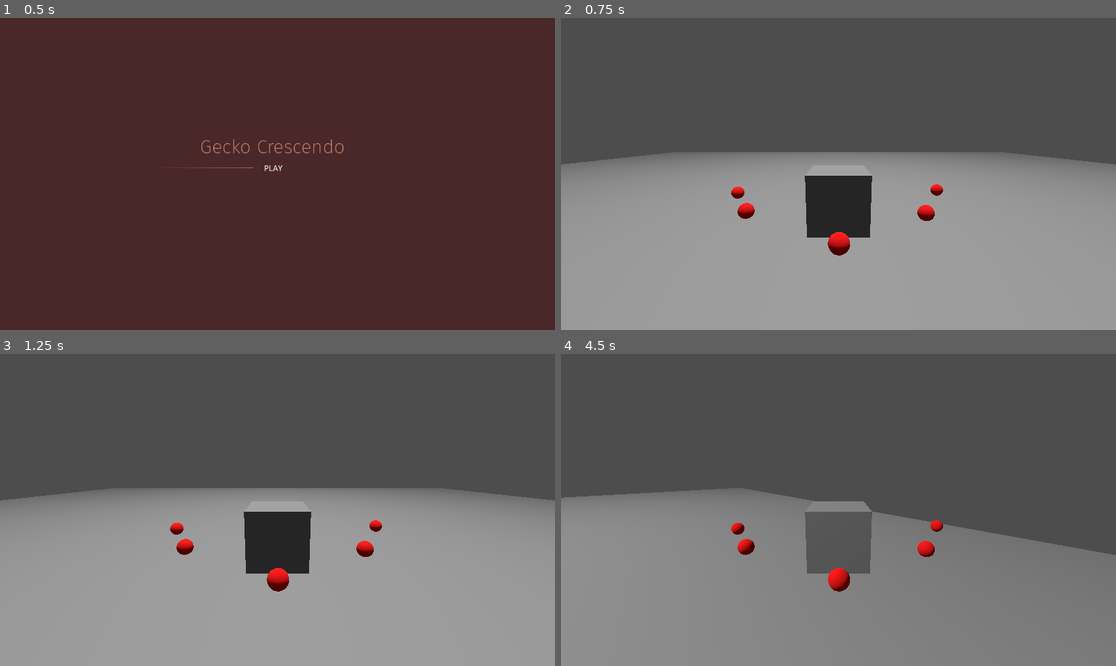
Above: before the commit, frames 1-4 (two rows, left to right).
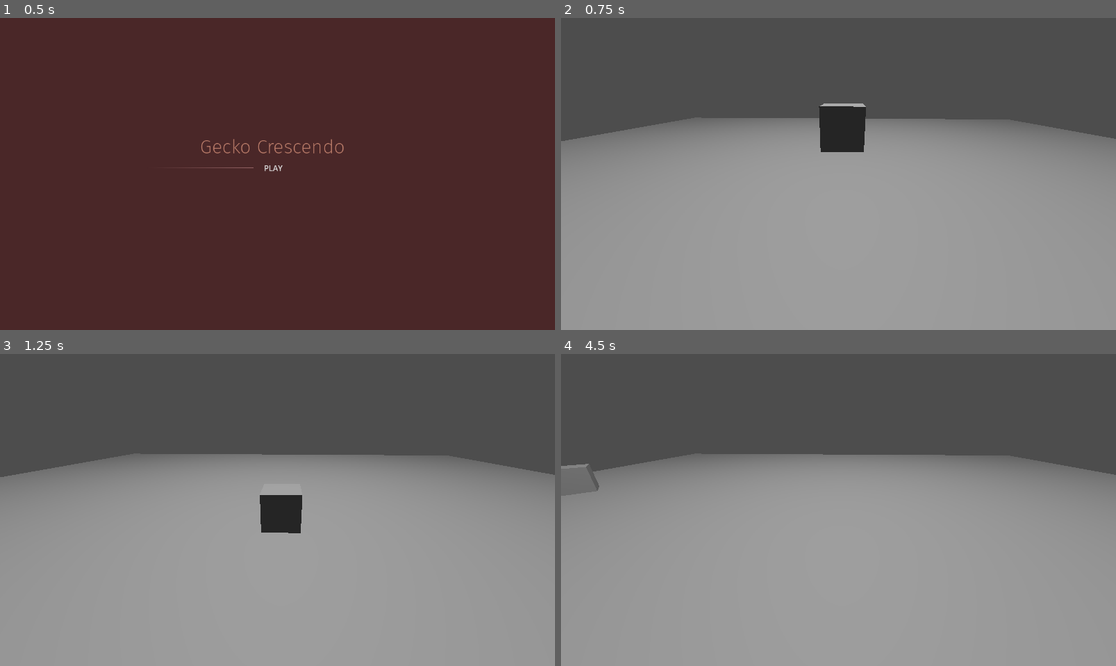
Above: after the commit, the same moments.

Repository: b10-jvz/GMTK-Game-Jam-2024
Game: Godot game, scene res://scenes/menus/home.tscn
The game is run twice, just before and just after one commit, with the same random seed, the same clock (stepped at 60 frames per second) and the same inputs.
Inputs:
- Up to frame 1 (0.5 s): no input
- Up to frame 2 (0.75 s): click "PLAY" at 0.5 s
- Up to frame 3 (1.25 s): no input
- Up to frame 4 (4.5 s): tap Enter (ui_accept) at 1.25, 1.52, 2.27, 3.77 s; hold Right (ui_right) 1.28-2.03 s; hold Down (ui_down) 2.03-2.78 s; hold Right (ui_right) 2.78-3.53 s; hold Up (ui_up) 3.53-4.28 s; hold Left (ui_left) from 4.28 s (still down)

Frame 1 is identical in both runs. In frame 2, 15% of the frame differs, in the area x 0-100%, y 27-77%; in frame 3, 14%; in frame 4, 46%, in the area x 0-100%, y 32-100%.

Commit message:
slab nodes for beast modes

Diff:
--- a/gekkocrescsendo/project.godot
+++ b/gekkocrescsendo/project.godot
@@ -22,38 +22,3 @@
 [filesystem]
 
 import/blender/enabled=false
-
-[input]
-
-ui_left={
-"deadzone": 0.5,
-"events": [Object(InputEventKey,"resource_local_to_scene":false,"resource_name":"","device":0,"window_id":0,"alt_pressed":false,"shift_pressed":false,"ctrl_pressed":false,"meta_pressed":false,"pressed":false,"keycode":4194319,"physical_keycode":0,"key_label":0,"unicode":0,"location":0,"echo":false,"script":null)
-, Object(InputEventJoypadButton,"resource_local_to_scene":false,"resource_name":"","device":0,"button_index":13,"pressure":0.0,"pressed":false,"script":null)
-, Object(InputEventJoypadMotion,"resource_local_to_scene":false,"resource_name":"","device":0,"axis":0,"axis_value":-1.0,"script":null)
-, Object(InputEventKey,"resource_local_to_scene":false,"resource_name":"","device":-1,"window_id":0,"alt_pressed":false,"shift_pressed":false,"ctrl_pressed":false,"meta_pressed":false,"pressed":false,"keycode":0,"physical_keycode":65,"key_label":0,"unicode":97,"location":0,"echo":false,"script":null)
-]
-}
-ui_right={
-"deadzone": 0.5,
-"events": [Object(InputEventKey,"resource_local_to_scene":false,"resource_name":"","device":0,"window_id":0,"alt_pressed":false,"shift_pressed":false,"ctrl_pressed":false,"meta_pressed":false,"pressed":false,"keycode":4194321,"physical_keycode":0,"key_label":0,"unicode":0,"location":0,"echo":false,"script":null)
-, Object(InputEventJoypadButton,"resource_local_to_scene":false,"resource_name":"","device":0,"button_index":14,"pressure":0.0,"pressed":false,"script":null)
-, Object(InputEventJoypadMotion,"resource_local_to_scene":false,"resource_name":"","device":0,"axis":0,"axis_value":1.0,"script":null)
-, Object(InputEventKey,"resource_local_to_scene":false,"resource_name":"","device":-1,"window_id":0,"alt_pressed":false,"shift_pressed":false,"ctrl_pressed":false,"meta_pressed":false,"pressed":false,"keycode":0,"physical_keycode":68,"key_label":0,"unicode":100,"location":0,"echo":false,"script":null)
-]
-}
-ui_up={
-"deadzone": 0.5,
-"events": [Object(InputEventKey,"resource_local_to_scene":false,"resource_name":"","device":0,"window_id":0,"alt_pressed":false,"shift_pressed":false,"ctrl_pressed":false,"meta_pressed":false,"pressed":false,"keycode":4194320,"physical_keycode":0,"key_label":0,"unicode":0,"location":0,"echo":false,"script":null)
-, Object(InputEventJoypadButton,"resource_local_to_scene":false,"resource_name":"","device":0,"button_index":11,"pressure":0.0,"pressed":false,"script":null)
-, Object(InputEventJoypadMotion,"resource_local_to_scene":false,"resource_name":"","device":0,"axis":1,"axis_value":-1.0,"script":null)
-, Object(InputEventKey,"resource_local_to_scene":false,"resource_name":"","device":-1,"window_id":0,"alt_pressed":false,"shift_pressed":false,"ctrl_pressed":false,"meta_pressed":false,"pressed":false,"keycode":0,"physical_keycode":87,"key_label":0,"unicode":119,"location":0,"echo":false,"script":null)
-]
-}
-ui_down={
-"deadzone": 0.5,
-"events": [Object(InputEventKey,"resource_local_to_scene":false,"resource_name":"","device":0,"window_id":0,"alt_pressed":false,"shift_pressed":false,"ctrl_pressed":false,"meta_pressed":false,"pressed":false,"keycode":4194322,"physical_keycode":0,"key_label":0,"unicode":0,"location":0,"echo":false,"script":null)
-, Object(InputEventJoypadButton,"resource_local_to_scene":false,"resource_name":"","device":0,"button_index":12,"pressure":0.0,"pressed":false,"script":null)
-, Object(InputEventJoypadMotion,"resource_local_to_scene":false,"resource_name":"","device":0,"axis":1,"axis_value":1.0,"script":null)
-, Object(InputEventKey,"resource_local_to_scene":false,"resource_name":"","device":-1,"window_id":0,"alt_pressed":false,"shift_pressed":false,"ctrl_pressed":false,"meta_pressed":false,"pressed":false,"keycode":0,"physical_keycode":83,"key_label":0,"unicode":115,"location":0,"echo":false,"script":null)
-]
-}
--- a/gekkocrescsendo/scenes/levels/canyon.tscn
+++ b/gekkocrescsendo/scenes/levels/canyon.tscn
@@ -1,8 +1,7 @@
-[gd_scene load_steps=7 format=3 uid="uid://b67mmsuoiwtwo"]
+[gd_scene load_steps=8 format=3 uid="uid://c4ne6qqdfg0vp"]
 
 [ext_resource type="Script" path="res://scenes/levels/canyon.gd" id="1_mfnee"]
-[ext_resource type="PackedScene" uid="uid://6fmg8wklvy1t" path="res://FancyPlayer.tscn" id="2_bs15a"]
-[ext_resource type="PackedScene" uid="uid://cugq1jlkn13bu" path="res://friendly_gecko_body_3d.tscn" id="2_dcqcu"]
+[ext_resource type="Script" path="res://scenes/levels/character_body_3d.gd" id="2_tkewk"]
 
 [sub_resource type="Environment" id="Environment_25ixr"]
 
@@ -20,6 +19,23 @@
 [node name="WorldEnvironment" type="WorldEnvironment" parent="."]
 environment = SubResource("Environment_25ixr")
 
+[node name="Player" type="CSGBox3D" parent="."]
+transform = Transform3D(0.957365, 0, 0.288881, 0, 1, 0, -0.288881, 0, 0.957365, 0, 0.455693, 0.0785303)
+visible = false
+
+[node name="Camera3D" type="Camera3D" parent="Player"]
+transform = Transform3D(0.969325, 0.093406, -0.22734, 0, 0.924971, 0.380037, 0.245781, -0.36838, 0.896598, -1.31733, 2.23767, 4.7787)
+
+[node name="Player3DBody" type="CharacterBody3D" parent="."]
+script = ExtResource("2_tkewk")
+
+[node name="CollisionShape3D" type="CollisionShape3D" parent="Player3DBody"]
+transform = Transform3D(1, 0, 0, 0, 1, 0, 0, 0, 1, 0, 2, 0)
+shape = SubResource("BoxShape3D_a82t6")
+
+[node name="MeshInstance3D" type="MeshInstance3D" parent="Player3DBody/CollisionShape3D"]
+mesh = SubResource("BoxMesh_8tv5w")
+
 [node name="MeshInstance3D" type="MeshInstance3D" parent="."]
 transform = Transform3D(30, 0, 0, 0, 1, 0, 0, 0, 30, 0, -0.292554, 0)
 mesh = SubResource("BoxMesh_80wyh")
@@ -33,8 +49,3 @@
 transform = Transform3D(1, 0, 0, 0, 1, 0, 0, 0, 1, 0, 15.2878, 0)
 light_energy = 16.0
 omni_range = 67.272
-
-[node name="FriendlyGeckoBody3D" parent="." instance=ExtResource("2_dcqcu")]
-transform = Transform3D(1, 0, 0, 0, 1, 0, 0, 0, 1, 0, 0, 5.47971)
-
-[node name="Player3DBody" parent="." instance=ExtResource("2_bs15a")]
--- a/gekkocrescsendo/scenes/levels/slab-level/slab-level.tscn
+++ b/gekkocrescsendo/scenes/levels/slab-level/slab-level.tscn
@@ -33,6 +33,7 @@
 data = PackedVector3Array(0, 0.2, 0.5, 0.3214, 0.2, 0.383, 0, 0, 0.5, 0.3214, 0.2, 0.383, 0.3214, 0, 0.383, 0, 0, 0.5,  …(2914 unchanged characters)…
 
 [node name="Slab-level" type="Node3D"]
+transform = Transform3D(0.765554, 0, 0, 0, 0.765554, 0, 0, 0, 0.765554, 0, 0, 0)
 
 [node name="THEfloor" type="MeshInstance3D" parent="."]
 transform = Transform3D(80.5893, 0, 0, 0, -2.63022e-06, 3.02263, 0, -60.1724, -1.32123e-07, -0.0193005, -0.0162425, -0.00986862)
@@ -50,31 +51,139 @@
 transform = Transform3D(0.0669873, -0.965926, -0.25, -0.25, -0.258819, 0.933013, -0.965926, 4.61673e-08, -0.258819, -2.37839, 6.71929, 5.31519)
 
 [node name="Node3D" type="Node3D" parent="."]
-transform = Transform3D(1, 0, 0, 0, 1, 0, 0, 0, 1, -5.72704, 1.07461, 0)
+transform = Transform3D(1, 0, 0, 0, 1, 0, 0, 0, 1, -5.72704, 1.07461, -8)
 
 [node name="Slab" parent="Node3D" instance=ExtResource("1_m8n03")]
-transform = Transform3D(2.93285, 0, 0, 0, 2.22207, 0, 0, 0, 1.54784, 0.678267, 1.08255, -2.20811)
+transform = Transform3D(4.41505, 0, 0, 0, 2.22207, 0, 0, 0, 1.88153, 0.678267, 1.08255, -2.20811)
 
 [node name="Slab2" parent="Node3D" instance=ExtResource("1_m8n03")]
-transform = Transform3D(2.93397, 0, 0, 0, 2.22293, 0, 0, 0, 1.54844, 0.671253, 0.307831, 4.02156)
+transform = Transform3D(2.93397, 0, 0, 0, 2.22293, 0, 0, 0, 1.54844, 1.58227, -0.114981, 5.40414)
 
 [node name="Slab3" parent="Node3D" instance=ExtResource("1_m8n03")]
-transform = Transform3D(2.93285, 0, 0, 0, 2.22207, 0, 0, 0, 1.54784, 0.671253, 1.83189, -8.8161)
+transform = Transform3D(4.32421, 0, 0, 0, 2.11133, -0.591084, 0, 0.692741, 1.8015, 0.770962, 1.93413, -7.57669)
 
 [node name="Slab4" parent="Node3D" instance=ExtResource("1_m8n03")]
-transform = Transform3D(2.93285, 0, 0, 0, 2.22207, 0, 0, 0, 1.54784, -5.99039, 1.71649, -2.21912)
+transform = Transform3D(2.92326, 0.179483, 0, -0.236895, 2.21481, 0, 0, 0, 1.54784, -6.92965, 1.46677, -2.36941)
 
 [node name="Slab5" parent="Node3D" instance=ExtResource("1_m8n03")]
-transform = Transform3D(2.93285, 0, 0, 0, 2.22207, 0, 0, 0, 1.54784, 8.02559, 2.29919, -2.21912)
+transform = Transform3D(2.77999, -0.708015, 0, 0.934488, 2.10626, 0, 0, 0, 1.54784, 8.05919, 2.05722, -2.26958)
 
 [node name="Slab6" parent="Node3D" instance=ExtResource("1_m8n03")]
-transform = Transform3D(2.93285, 0, 0, 0, 2.22207, 0, 0, 0, 1.54784, 8.02559, 2.29919, 5.42426)
+transform = Transform3D(3.21721, 0, 0, 0, 2.22207, 0, 0, 0, 2.3646, 7.17775, 2.29919, -6.93456)
 
 [node name="DifferentSlab" type="MeshInstance3D" parent="Node3D"]
-transform = Transform3D(10.2056, 0, 0, 0, 1.10162, 0, 0, 0, 3.97457, 6.47831, 0, 10.3637)
+transform = Transform3D(10.2056, 0, 0, 0, 1.10162, 0, 0, 0, 3.97457, 0.951774, 1.13511, 2.19119)
 mesh = SubResource("TubeTrailMesh_ew8c6")
 
 [node name="StaticBody3D2" type="StaticBody3D" parent="Node3D/DifferentSlab"]
 
 [node name="CollisionShape3D" type="CollisionShape3D" parent="Node3D/DifferentSlab/StaticBody3D2"]
 shape = SubResource("ConcavePolygonShape3D_eauur")
+
+[node name="DifferentSlab2" type="MeshInstance3D" parent="Node3D"]
+transform = Transform3D(-1.11953, 0, 2.59094, 0, 1.10162, 0, -4.67467, 0, -0.6205, -5.5737, 3.2584, -6.38229)
+mesh = SubResource("TubeTrailMesh_ew8c6")
+
+[node name="StaticBody3D2" type="StaticBody3D" parent="Node3D/DifferentSlab2"]
+
+[node name="CollisionShape3D" type="CollisionShape3D" parent="Node3D/DifferentSlab2/StaticBody3D2"]
+shape = SubResource("ConcavePolygonShape3D_eauur")
+
+[node name="Node3D2" type="Node3D" parent="."]
+transform = Transform3D(1, 0, 0, 0, 1, 0, 0, 0, 1, 7.8336, 3.793, -11.8993)
+
+[node name="DifferentSlab" type="MeshInstance3D" parent="Node3D2"]
+transform = Transform3D(6.50867, -0.0779159, -0.96589, 0.188613, 1.08035, -0.863453, 1.51046, 0.200841, 4.2699, 1.35231, 1.50157, 2.40415)
+mesh = SubResource("TubeTrailMesh_ew8c6")
+
+[node name="StaticBody3D2" type="StaticBody3D" parent="Node3D2/DifferentSlab"]
+
+[node name="CollisionShape3D" type="CollisionShape3D" parent="Node3D2/DifferentSlab/StaticBody3D2"]
+shape = SubResource("ConcavePolygonShape3D_eauur")
+
+[node name="DifferentSlab2" type="MeshInstance3D" parent="Node3D2"]
+transform = Transform3D(6.46476, -0.199363, 0.79646, 0.952424, 1.06582, 0.93209, -1.40702, -0.19454, 4.29039, 7.94471, 2.221, 2.19119)
+mesh = SubResource("TubeTrailMesh_ew8c6")
+
+[node name="StaticBody3D2" type="StaticBody3D" parent="Node3D2/DifferentSlab2"]
+
+[node name="CollisionShape3D" type="CollisionShape3D" parent="Node3D2/DifferentSlab2/StaticBody3D2"]
+shape = SubResource("ConcavePolygonShape3D_eauur")
+
+[node name="DifferentSlab3" type="MeshInstance3D" parent="Node3D2"]
+transform = Transform3D(5.65207, -0.459277, -1.4879, 2.69347, 1.00042, -0.506998, 2.34078, -0.0421797, 4.17609, 8.36061, 3.823, 6.41847)
+mesh = SubResource("TubeTrailMesh_ew8c6")
+
+[node name="StaticBody3D2" type="StaticBody3D" parent="Node3D2/DifferentSlab3"]
+
+[node name="CollisionShape3D" type="CollisionShape3D" parent="Node3D2/DifferentSlab3/StaticBody3D2"]
+shape = SubResource("ConcavePolygonShape3D_eauur")
+
+[node name="Node3D4" type="Node3D" parent="."]
+transform = Transform3D(1, 0, 0, 0, 1, 0, 0, 0, 1, 7.8336, 3.793, 1.2883)
+
+[node name="DifferentSlab" type="MeshInstance3D" parent="Node3D4"]
+transform = Transform3D(6.50867, -0.0779159, -0.96589, 0.188613, 1.08035, -0.863453, 1.51046, 0.200841, 4.2699, 1.35231, 1.50157, 2.40415)
+mesh = SubResource("TubeTrailMesh_ew8c6")
+
+[node name="StaticBody3D2" type="StaticBody3D" parent="Node3D4/DifferentSlab"]
+
+[node name="CollisionShape3D" type="CollisionShape3D" parent="Node3D4/DifferentSlab/StaticBody3D2"]
+shape = SubResource("ConcavePolygonShape3D_eauur")
+
+[node name="DifferentSlab2" type="MeshInstance3D" parent="Node3D4"]
+transform = Transform3D(6.46476, -0.199363, 0.79646, 0.952424, 1.06582, 0.93209, -1.40702, -0.19454, 4.29039, 7.94471, 2.221, 2.19119)
+mesh = SubResource("TubeTrailMesh_ew8c6")
+
+[node name="StaticBody3D2" type="StaticBody3D" parent="Node3D4/DifferentSlab2"]
+
+[node name="CollisionShape3D" type="CollisionShape3D" parent="Node3D4/DifferentSlab2/StaticBody3D2"]
+shape = SubResource("ConcavePolygonShape3D_eauur")
+
+[node name="DifferentSlab3" type="MeshInstance3D" parent="Node3D4"]
+transform = Transform3D(5.65207, -0.459277, -1.4879, 2.69347, 1.00042, -0.506998, 2.34078, -0.0421797, 4.17609, 8.36061, 3.823, 6.41847)
+mesh = SubResource("TubeTrailMesh_ew8c6")
+
+[node name="StaticBody3D2" type="StaticBody3D" parent="Node3D4/DifferentSlab3"]
+
+[node name="CollisionShape3D" type="CollisionShape3D" parent="Node3D4/DifferentSlab3/StaticBody3D2"]
+shape = SubResource("ConcavePolygonShape3D_eauur")
+
+[node name="Node3D3" type="Node3D" parent="."]
+transform = Transform3D(0.801066, 0, 0.598576, 0, 1, 0, -0.598576, 0, 0.801066, 18.7889, 7.36551, -8.35848)
+
+[node name="DifferentSlab" type="MeshInstance3D" parent="Node3D3"]
+transform = Transform3D(6.4371, -0.169913, -0.985781, 1.51833, 0.997787, 1.59655, 0.96864, -0.434864, 4.04844, 2.36559, 2.30171, 5.94732)
+mesh = SubResource("TubeTrailMesh_ew8c6")
+
+[node name="StaticBody3D2" type="StaticBody3D" parent="Node3D3/DifferentSlab"]
+
+[node name="CollisionShape3D" type="CollisionShape3D" parent="Node3D3/DifferentSlab/StaticBody3D2"]
+shape = SubResource("ConcavePolygonShape3D_eauur")
+
+[node name="DifferentSlab4" type="MeshInstance3D" parent="Node3D3"]
+transform = Transform3D(6.50867, -0.0844365, -0.956856, 0.188613, 1.07408, -0.983327, 1.51046, 0.229721, 4.24595, 2.85595, 1.76669, 2.0736)
+mesh = SubResource("TubeTrailMesh_ew8c6")
+
+[node name="StaticBody3D2" type="StaticBody3D" parent="Node3D3/DifferentSlab4"]
+
+[node name="CollisionShape3D" type="CollisionShape3D" parent="Node3D3/DifferentSlab4/StaticBody3D2"]
+shape = SubResource("ConcavePolygonShape3D_eauur")
+
+[node name="DifferentSlab2" type="MeshInstance3D" parent="Node3D3"]
+transform = Transform3D(6.46476, -0.199363, 0.79646, 0.952424, 1.06582, 0.93209, -1.40702, -0.19454, 4.29039, 7.94471, 2.221, 2.19119)
+mesh = SubResource("TubeTrailMesh_ew8c6")
+
+[node name="StaticBody3D2" type="StaticBody3D" parent="Node3D3/DifferentSlab2"]
+
+[node name="CollisionShape3D" type="CollisionShape3D" parent="Node3D3/DifferentSlab2/StaticBody3D2"]
+shape = SubResource("ConcavePolygonShape3D_eauur")
+
+[node name="DifferentSlab3" type="MeshInstance3D" parent="Node3D3"]
+transform = Transform3D(5.65207, -0.228817, -2.19445, 2.69347, 0.939232, 1.48468, 2.34078, -0.528244, 3.59036, 8.33053, 3.94779, 6.64861)
+mesh = SubResource("TubeTrailMesh_ew8c6")
+
+[node name="StaticBody3D2" type="StaticBody3D" parent="Node3D3/DifferentSlab3"]
+
+[node name="CollisionShape3D" type="CollisionShape3D" parent="Node3D3/DifferentSlab3/StaticBody3D2"]
+shape = SubResource("ConcavePolygonShape3D_eauur")
